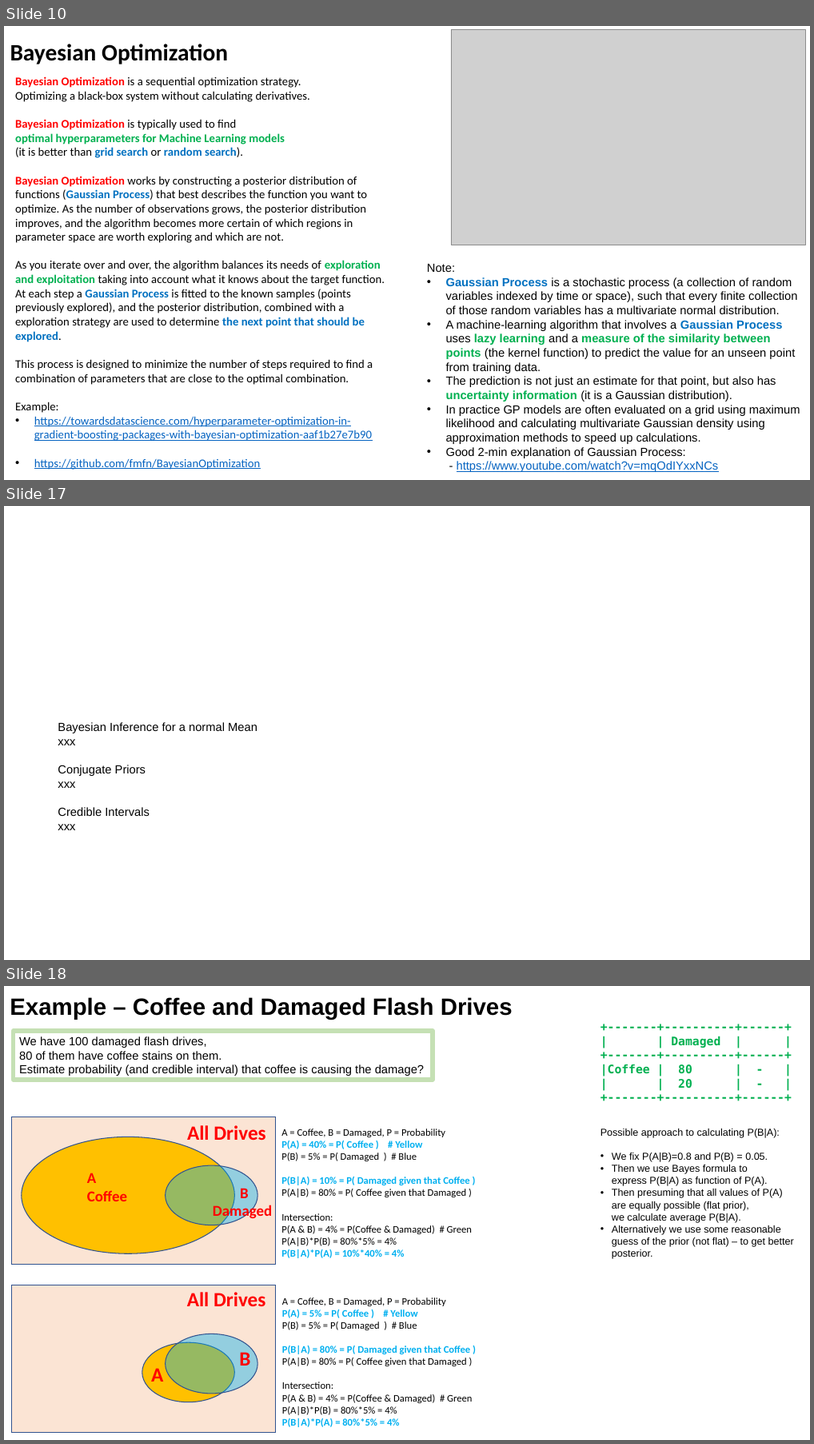
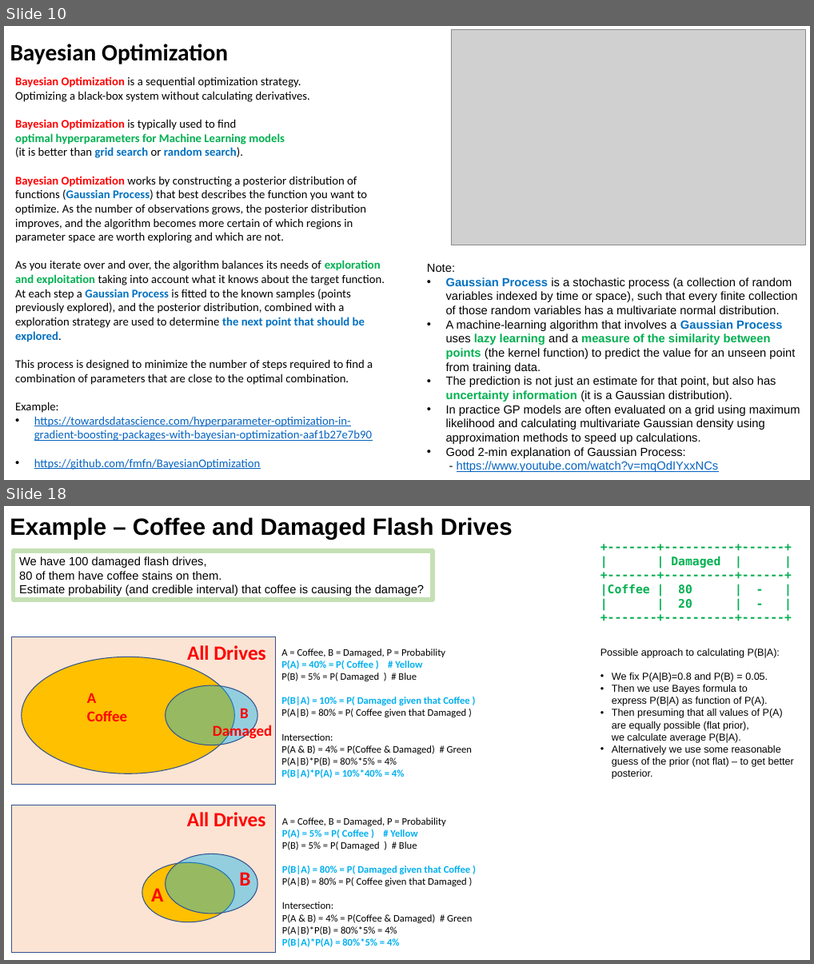
Before and after one commit to lselector/ml_ai_doc, a slide deck: statistics_08_Bayes_Bayesian.pptx. Shown one above the other, each under a label of ours: slides 10, 17 and 18 before the commit, slides 10 and 18 after it; the slides between them are not shown. The pictures are 814x1444 and 814x964 pixels, drawn with LibreOffice and Linux fonts; fonts in the diff are those of the drawing; grey boxes stand for pictures. Boxes give left, top, right and bottom in pixels: in the first picture for what was removed or moved away, otherwise in the second. Text is boxed around its words. In the diff, an @@ line names an element or a change of style, - is before the commit and + after.

```diff
--- a/statistics_08_Bayes_Bayesian.pptx
+++ b/statistics_08_Bayes_Bayesian.pptx
@@ slide 17 removed at <box>4,506,810,960</box>, background #FFFFFF @@
@@ text removed at <box>58,722,258,830</box> @@
-Bayesian Inference for a normal Mean
-xxx
-Conjugate Priors
-xxx
-Credible Intervals
-xxx
```
Also in this commit, not shown: 7 slides changed, 1 slide added.
